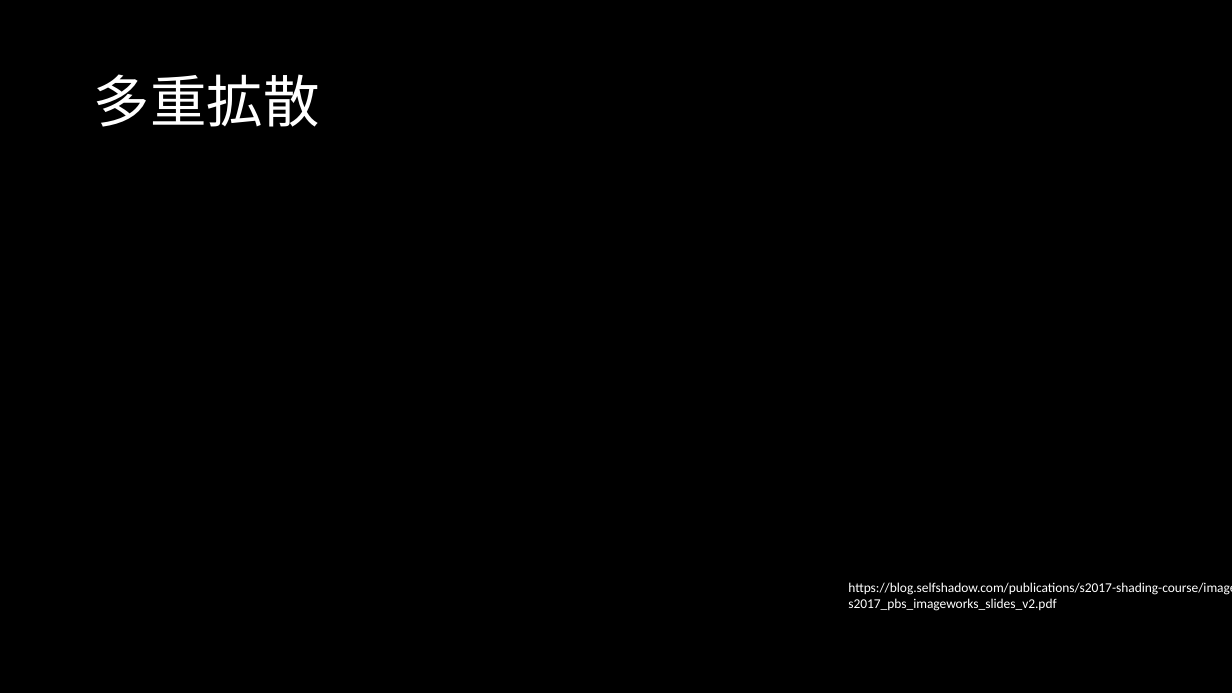
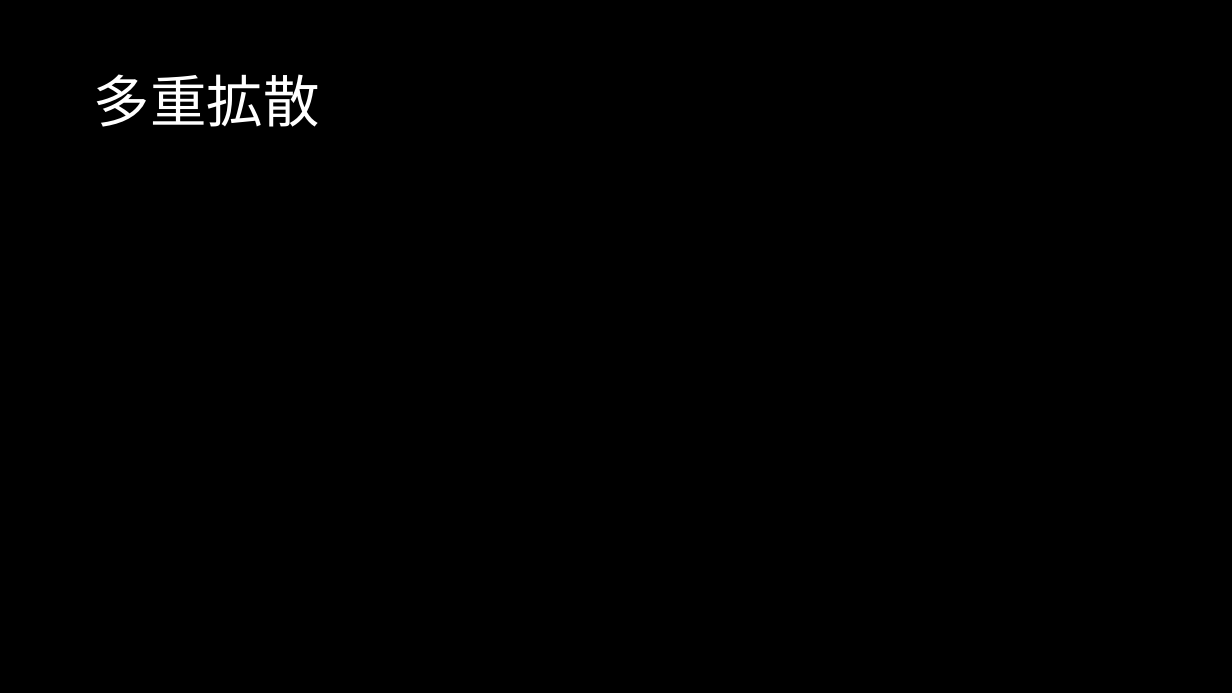
Before and after one commit to s141044/private, a slide deck: slide 17 of memo/material.pptx (slide 16 before the commit). Drawn at 1232x693 pixels with LibreOffice and Linux fonts; fonts in the diff are those of the drawing; grey boxes stand for pictures. Boxes give left, top, right and bottom in pixels: in the first picture for what was removed or moved away, otherwise in the second. Text is boxed around its words. In the diff, an @@ line names an element or a change of style, - is before the commit and + after.

```diff
--- a/memo/material.pptx
+++ b/memo/material.pptx
@@ text removed at [848, 582, 1232, 611] @@
-https://blog.selfshadow.com/publications/s2017-shading-course/imageworks/s2017_pbs_imageworks_slides_v2.pdf
```
Also in this commit, not shown: 2 other slides changed, 2 slides added, 24 other files.
